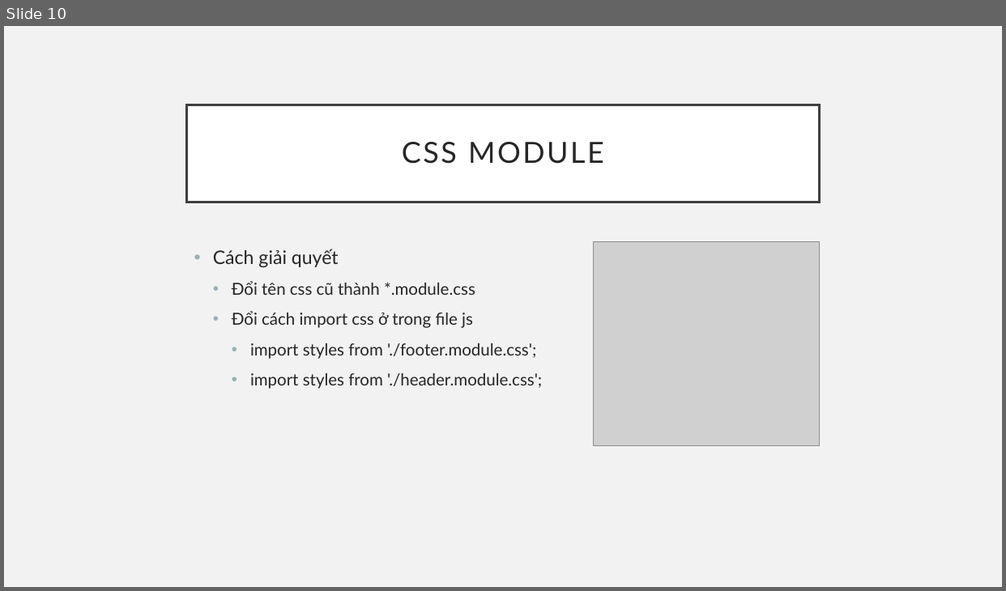
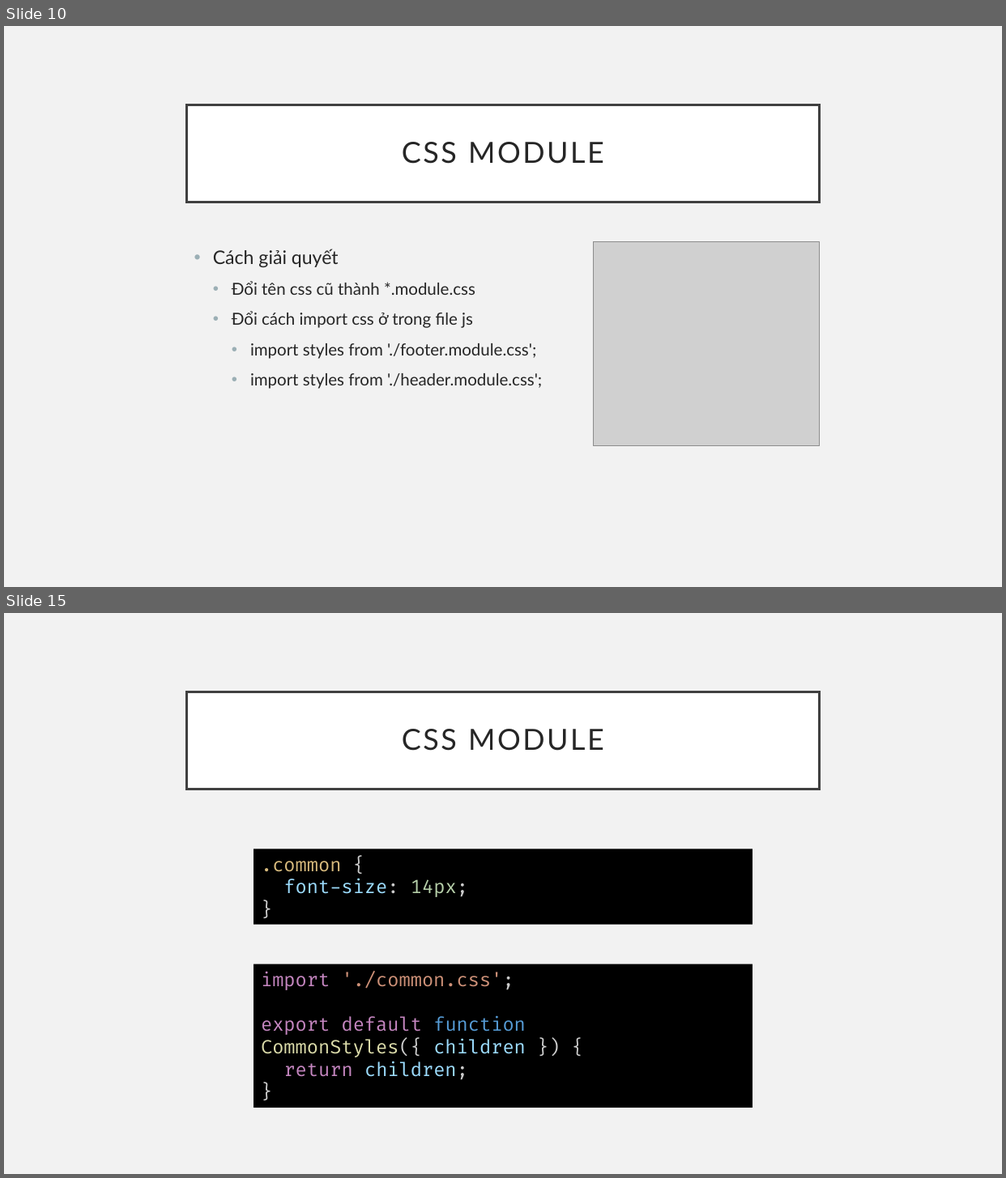
Before and after one commit to sobbingwind/React, a slide deck: 27_Use CSS.pptx. Shown one above the other, each under a label of ours: slide 10 before the commit, slides 10 and 15 after it; the slides between them are not shown. The pictures are 1006x591 and 1006x1178 pixels, drawn with LibreOffice and Linux fonts; fonts in the diff are those of the drawing; grey boxes stand for pictures. Boxes give left, top, right and bottom in pixels: in the first picture for what was removed or moved away, otherwise in the second. Text is boxed around its words. In the diff, an @@ line names an element or a change of style, - is before the commit and + after.

```diff
--- a/27_Use CSS.pptx
+++ b/27_Use CSS.pptx
@@ slide 15 added at (4, 613, 1002, 1174), background #F2F2F2 @@
@@ title added at (187, 692, 819, 789), fill #FFFFFF, outline #404040 2.5 pt, 28 pt, text #262626 @@
+CSS MODULE
@@ rectangle added at (253, 849, 752, 924), fill #000000, 18 pt, text #9CDCFE @@
+.common {
+font-size: 14px;
+}
@@ rectangle added at (253, 964, 752, 1108), fill #000000, 18 pt, text #C586C0 @@
+import './common.css';
+export default function CommonStyles({ children }) {
+return children;
+}
```
Also in this commit, not shown: 6 other slides added, 1 slide removed.
